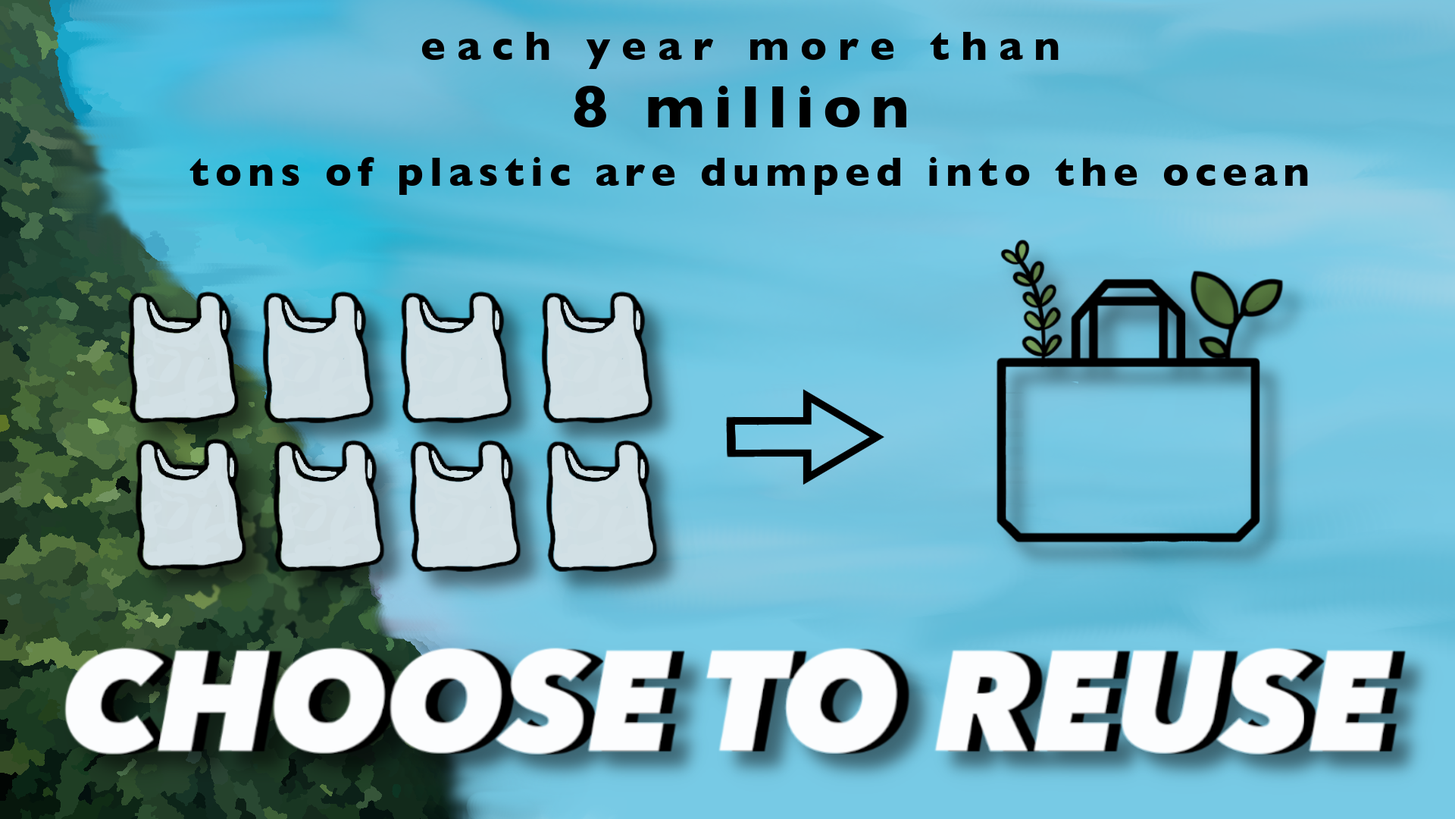
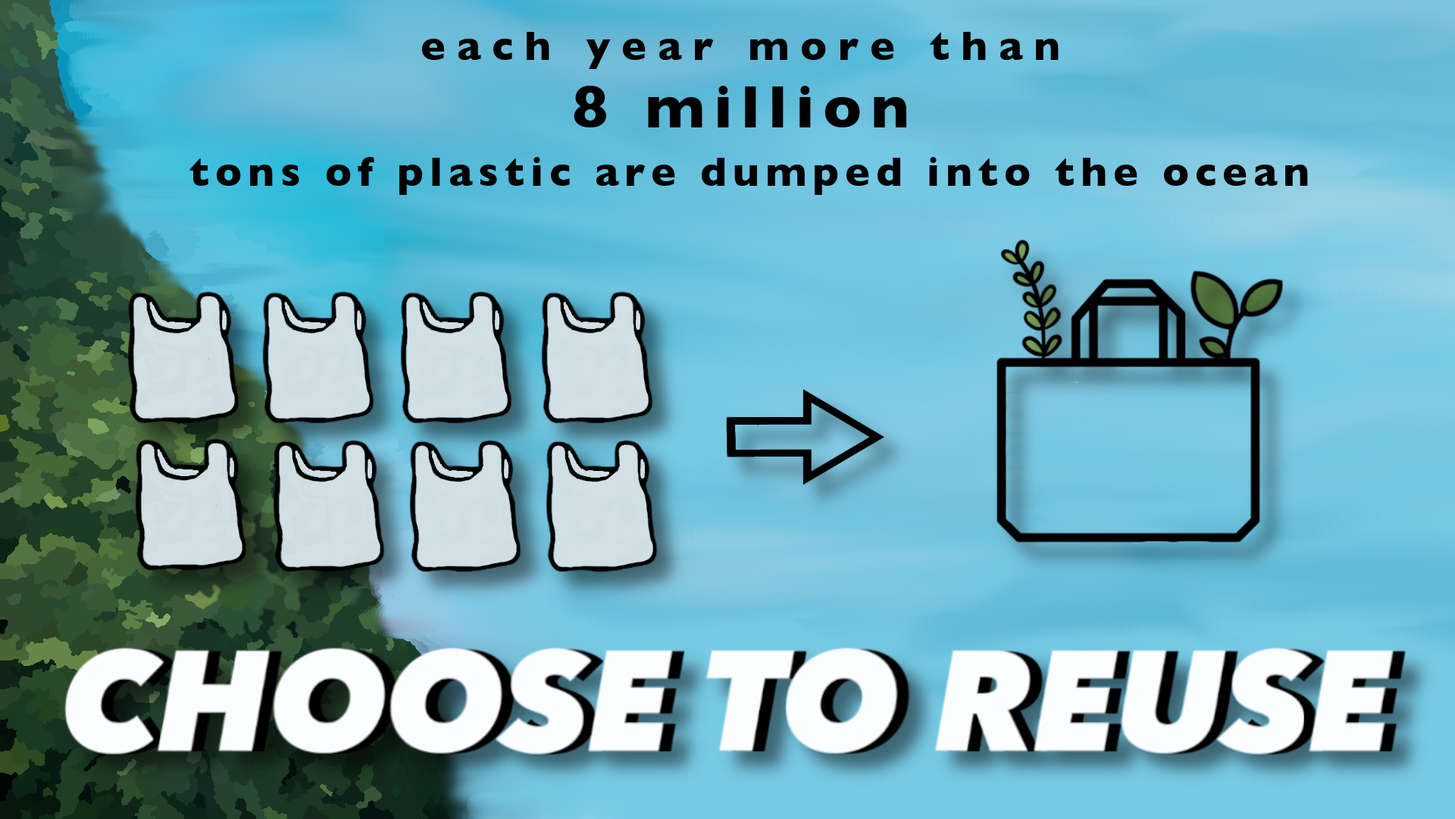
Before/after of a w=1455, h=819 layered artwork. What changed in the layer stack:
painted on "noun_Next_3135697.png" over (x1=726, y1=392, x2=911, y2=512)
